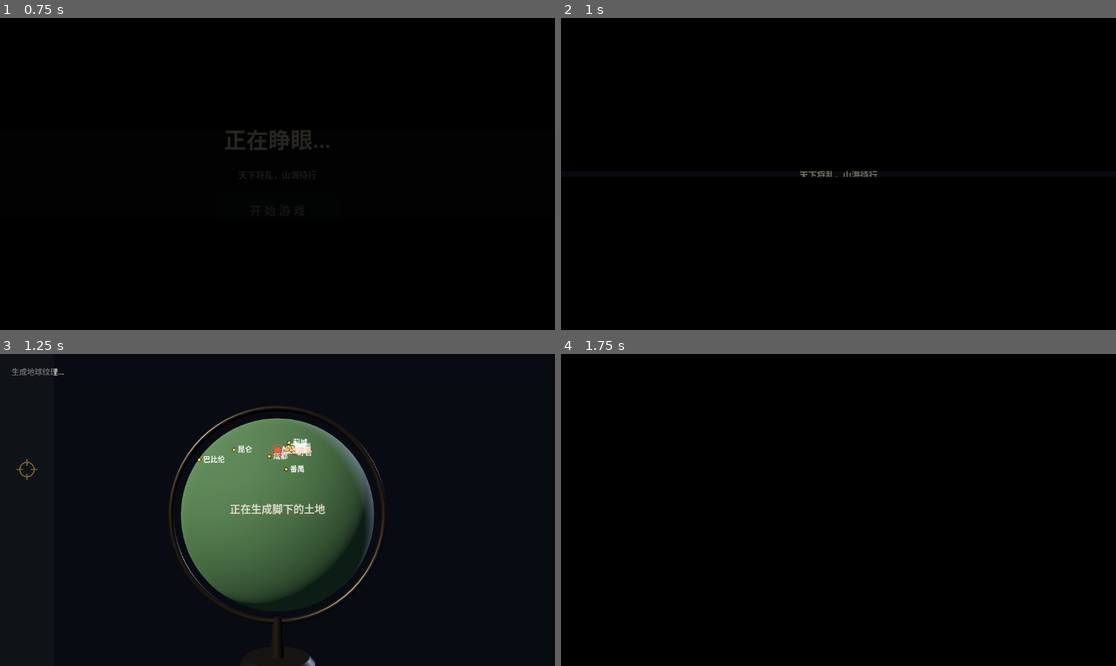
Above: before the commit, frames 1-4 (two rows, left to right).
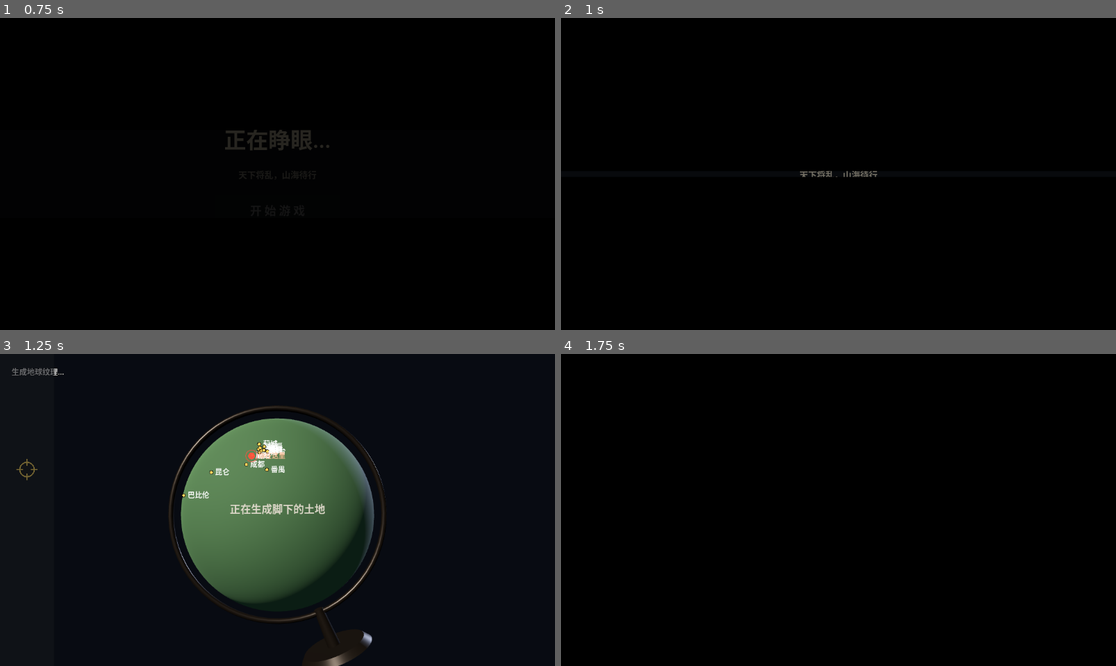
Above: after the commit, the same moments.

Repository: Richesfire/map
Game: Godot game, scene res://scenes/main_menu.tscn
The game is run twice, just before and just after one commit, with the same random seed, the same clock (stepped at 60 frames per second) and the same inputs.
Inputs (mouse positions are in pixels of both pictures, inside the frame that each line leads up to):
- Up to frame 1 (0.75 s): click "开 始 游 戏" at 0.5 s
- Up to frame 2 (1 s): no input
- Up to frame 3 (1.25 s): no input
- Up to frame 4 (1.75 s): tap Enter at 1.25 s; move the mouse to (866, 510) at 1.27 s; hold W (move_forward) from 1.28 s (still down); hold F (interact) from 1.28 s (still down); click (866, 510) at 1.42 s; tap Space (jump) at 1.52 s

Frames 1-2 are identical in both runs. In frame 3, 1.3% of the frame differs, in the area x 32-69%, y 20-100%; in frame 4, nothing differs.

Commit message:
地球仪：地轴倾斜 23.4°、球只绕轴转、空白拖动环绕相机并记住视角

Diff:
--- a/godot/scripts/map/world_globe_view.gd
+++ b/godot/scripts/map/world_globe_view.gd
@@ -37,9 +37,13 @@
 var _loading: Label
 
 var _zoom := 1.0             # 滚轮缩放 0.6~2.6
-var _spin := 0.0             # 绕极轴自转（弧度）
+const STATE_PATH := "user://globe_view.cfg"
+var _spin := 0.0             # 绕地轴自转（弧度）
+var _orbit_yaw := 0.0        # 相机环绕（水平）
+var _orbit_pitch := 0.0      # 相机环绕（俯仰）
+var _save_timer := 0.0
 var _tilt := 0.0             # 前后倾（弧度，限幅）
-var _pivot_base_tilt := 0.0   # 地轴竖直，底座不倾
+var _pivot_base_tilt := deg_to_rad(23.4)   # 真地球仪的地轴倾角，底座和环都跟着倾
 
 
 func _ready() -> void:
@@ -111,6 +115,8 @@
 	_tilt_node = Node3D.new()
 	_tilt_node.name = "GlobeTilt"
 	root.add_child(_tilt_node)
+
+	_tilt_node.rotation = Vector3(0.0, 0.0, _pivot_base_tilt)
 
 	_pivot = Node3D.new()
 	_pivot.name = "GlobePivot"
@@ -133,6 +139,8 @@
 	_sphere.material_override = mat
 	_pivot.add_child(_sphere)
 
+	load_state()
+
 	_loading = Label.new()
 	_loading.text = "生成地球纹理…"
 	_loading.add_theme_color_override("font_color", Color(1, 1, 1, 0.8))
@@ -221,12 +229,11 @@
 # ================================================================ 转动
 ## 只转球体本身：水平拖 = 绕极轴自转，竖直拖 = 前后倾（限幅）
 func rotate_by(rel: Vector2) -> void:
-	# 镜头在 +Z 看 -Z：绕 Y 增大 = 正面的点往 +X（屏幕右）移动
-	# 所以右拖（rel.x>0）要**加**，之前是减，方向是反的
+	# 只绕地轴自转。上下拖动不再让球前后倒 ——
+	# 那样会让北纬 20 度看起来"掉到南半球"，很反直觉。
 	_spin += rel.x * 0.006
-	# 绕 X 增大 = 正面的点往下移，所以下拖（rel.y>0）也是加
-	_tilt = clampf(_tilt + rel.y * 0.005, deg_to_rad(-75.0), deg_to_rad(75.0))
 	_apply_rotation()
+	_save_state_later()
 
 
 ## 滚轮缩放：滚轮上 = 放大（相机靠近）
@@ -280,11 +287,67 @@
 	return _cam.position.z if _cam != null else 0.0
 
 
+## 空白处拖动：绕着球转相机（球不动，等于换个角度看）
+func orbit_by(rel: Vector2) -> void:
+	_orbit_yaw -= rel.x * 0.005
+	_orbit_pitch = clampf(_orbit_pitch - rel.y * 0.004,
+			deg_to_rad(-70.0), deg_to_rad(70.0))
+	_apply_orbit()
+	_save_state_later()
+
+
+func _apply_orbit() -> void:
+	if _cam == null or not _cam.is_inside_tree():
+		return
+	var dist := 4.55 / _zoom
+	var pivot := Vector3(0.0, 0.05, 0.0)
+	var pos := Vector3(0.0, 0.0, dist)
+	pos = pos.rotated(Vector3.RIGHT, _orbit_pitch)
+	pos = pos.rotated(Vector3.UP, _orbit_yaw)
+	_cam.position = pivot + pos
+	_cam.look_at(pivot, Vector3.UP)
+
+
+## 视角状态存盘，下次打开地图还是这个角度
+func save_state() -> void:
+	var cfg := ConfigFile.new()
+	cfg.set_value("globe", "spin", _spin)
+	cfg.set_value("globe", "orbit_yaw", _orbit_yaw)
+	cfg.set_value("globe", "orbit_pitch", _orbit_pitch)
+	cfg.set_value("globe", "zoom", _zoom)
+	cfg.save(STATE_PATH)
+
+
+func load_state() -> void:
+	var cfg := ConfigFile.new()
+	if cfg.load(STATE_PATH) != OK:
+		return
+	_spin = float(cfg.get_value("globe", "spin", _spin))
+	_orbit_yaw = float(cfg.get_value("globe", "orbit_yaw", _orbit_yaw))
+	_orbit_pitch = float(cfg.get_value("globe", "orbit_pitch", _orbit_pitch))
+	_zoom = clampf(float(cfg.get_value("globe", "zoom", _zoom)), 0.6, 2.6)
+	_apply_rotation()
+	_apply_orbit()
+
+
+func _save_state_later() -> void:
+	if _save_timer > 0.0:
+		return
+	_save_timer = 0.8      # 停手 0.8 秒后再写盘，别每帧写
+
+
+func _process(delta: float) -> void:
+	if _save_timer > 0.0:
+		_save_timer -= delta
+		if _save_timer <= 0.0:
+			save_state()
+
+
 func _apply_rotation() -> void:
 	if _pivot == null or _tilt_node == null:
 		return
 	# 分成两级：倾角绕世界 X，自转绕自身 Y，两者不互相污染
-	_tilt_node.rotation = Vector3(_tilt, 0.0, 0.0)
+	pass  # 倾角固定为地轴倾角，不再随拖拽变化
 	_pivot.rotation = Vector3(0.0, _spin, 0.0)
 
 
--- a/godot/scripts/map/world_map_dialog.gd
+++ b/godot/scripts/map/world_map_dialog.gd
@@ -28,6 +28,7 @@
 var _built := false
 var _target_dir := Vector3.ZERO
 var _pin_dragging := false
+var _orbiting := false
 var _notice := ""          # 屏幕提示（例如海洋「敬请期待」）
 var _pin_pos := Vector2(56, 240)
 var _pin: Panel
@@ -145,6 +146,11 @@
 				_pin_pos = mb.position
 				get_viewport().set_input_as_handled()
 				return
+			if not mb.pressed and _orbiting:
+				_orbiting = false
+				_globe.save_state()
+				get_viewport().set_input_as_handled()
+				return
 			if not mb.pressed and _pin_dragging:
 				_pin_dragging = false
 				var hit := _globe.pick(mb.position)
@@ -174,7 +180,13 @@
 				_overlay.queue_redraw()
 				get_viewport().set_input_as_handled()
 				return
-			_dragging = mb.pressed
+			# 球面上 = 绕地轴转；工具栏里 = 不理；其余空白 = 环绕相机（换个角度看）
+			if mb.pressed and _on_globe(mb.position):
+				_dragging = true
+			elif mb.pressed and not _inside_bar(mb.position):
+				_orbiting = true
+			else:
+				_dragging = false
 			get_viewport().set_input_as_handled()
 		elif mb.pressed and mb.button_index == MOUSE_BUTTON_WHEEL_UP:
 			_globe.zoom_by(1.0)
@@ -198,6 +210,11 @@
 		var mm2 := event as InputEventMouseMotion
 		_pin.position = mm2.position - Vector2(32, 32)
 		get_viewport().set_input_as_handled()
+	elif event is InputEventMouseMotion and _orbiting:
+		var mmo := event as InputEventMouseMotion
+		_globe.orbit_by(mmo.relative)
+		_overlay.queue_redraw()
+		get_viewport().set_input_as_handled()
 	elif event is InputEventMouseMotion and _dragging:
 		var mm := event as InputEventMouseMotion
 		_globe.rotate_by(mm.relative)
@@ -327,3 +344,15 @@
 		var sp := project(d)
 		var ep := _globe.edge_point(d)
 		print("[EDGETEST] lon=%7.1f lat=%5.1f  proj=%s  edge=(%.0f,%.0f)  behind=%s" % [q[0], q[1], str(sp), ep.x, ep.y, str(sp.x < 0.0)])
+
+
+## 鼠标是不是落在球面上
+func _on_globe(p: Vector2) -> bool:
+	return _globe != null and _globe.pick(p) != Vector3.ZERO
+
+
+## 鼠标是不是在左侧工具栏里
+func _inside_bar(p: Vector2) -> bool:
+	if _bar == null:
+		return false
+	return Rect2(_bar.position, _bar.size).has_point(p)
Binary file added: godot/_截图/58_倾斜地球仪.png
